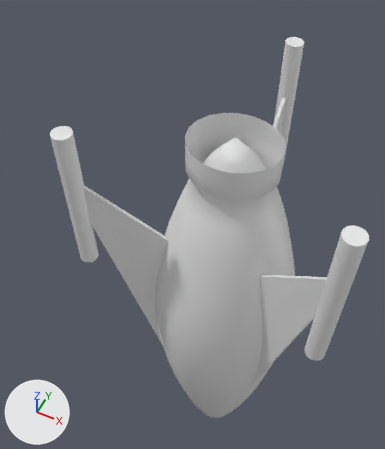
An edit to the Blender file spacecraft.blend, drawn before and after from the same camera.
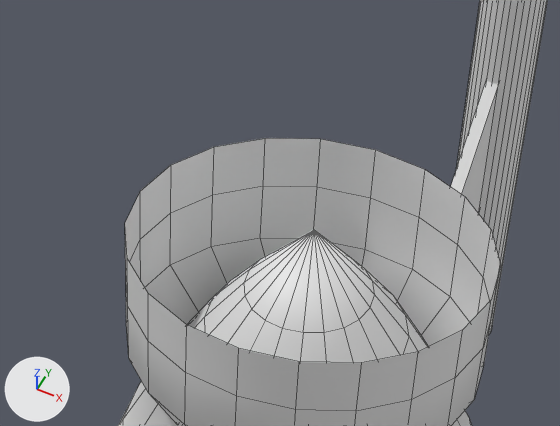
Each version appears first whole from a 50 mm camera at (2.67, -7.06, 12.05) aimed at (-1.64, 1.56, 1.28), and next in a close-up on the part from 39% to 78% of the width and 17% to 42% of the height. The axes (+X, +Y, +Z) are drawn at lower left. The lights are the same throughout. The close-ups show mesh edges as thin lines.

In view in the first close-up: 'Cube.003', 'Cylinder.003', 'Engine cone', 'SS body'.
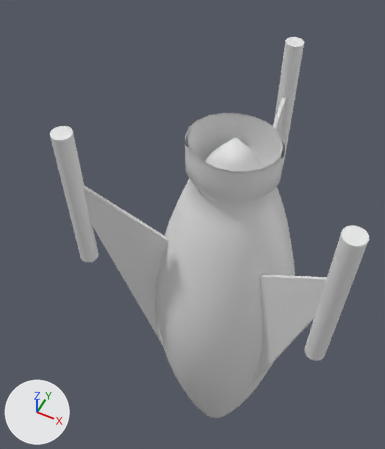
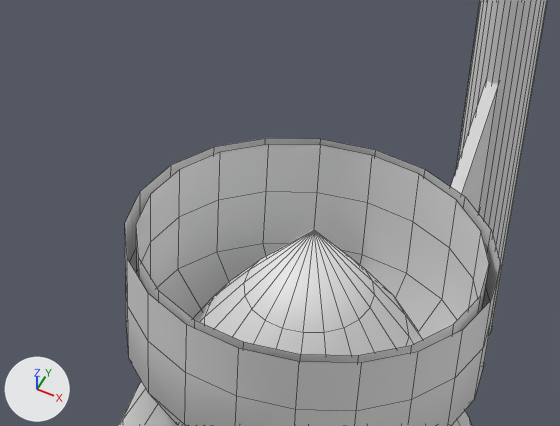
Scene script edits in JSON lines:
```json
{"block": "me_ss_body", "where": "# used by ob_ss_body; location = (-7.814, 0.001, -0.115); rotation_euler = (4.712, -1.571, 0.0), in degrees (270, -90, 0)"}
{"op": "remove", "block": "me_ss_body", "code": "me_ss_body.from_pydata(...)  # 361 vertices, 360 faces; spans x -6.34..6.01, y 6.1..9.53, z -1.72..1.71"}
{"op": "add", "block": "me_ss_body", "code": "me_ss_body.from_pydata(...)  # 441 vertices, 420 faces; spans x -6.34..6.01, y 6.1..9.53, z -1.72..1.71"}
{"block": "me_ss_body", "change": "me_ss_body part 1: a new loose piece of 80 vertices spanning x 5.11..6.01, y 6.94..8.67, z -0.79..0.78"}
```

Changed parts and their boxes [x1, y1, x2, y2] in the close-ups (560 x 426 px):
```json
{"part": 1, "of": "me_ss_body", "change": "added", "after": [136, 144, 489, 363]}
```
